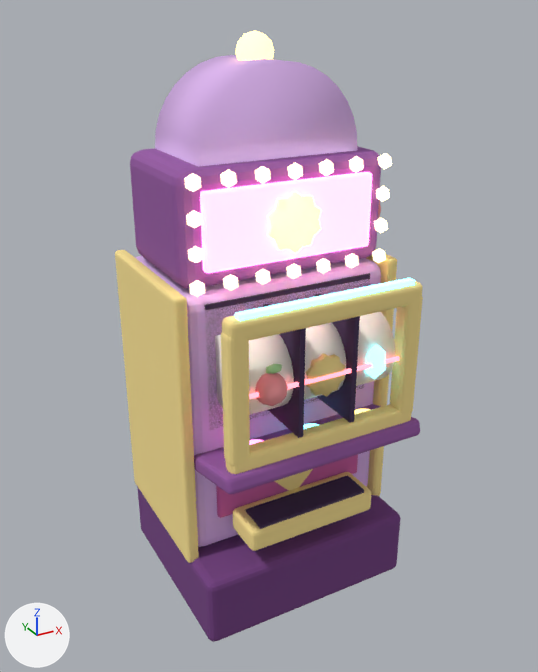
The glTF model game/assets/models/pc_slot_b.glb: old version first, new version second.
Both versions are drawn from a 50 mm lens placed at (-1.32, -2.44, 2.29), pointed at (0.0, -0.04, 1.09). Arrows for +X, +Y and +Z are at lower left; the lights stay in place. The picture after the commit comes second.

The first picture shows 'pc_slot_b'.
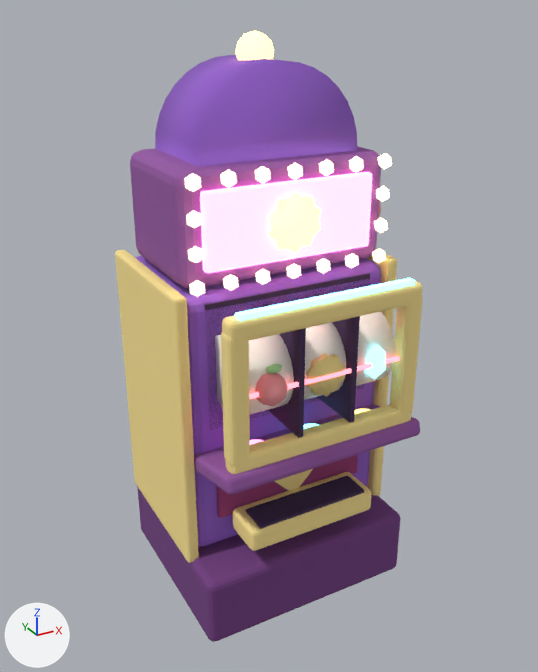
Pixel boxes [x1, y1, x2, y2] of what changed, in the pictures (538 x 672 px):
'pc_slot_b', recoloured (darker): [133, 52, 387, 550] in both

The change in detail:
Material 'm_orchid' (mat_m_orchid) changes colour from purple #ddb5ef to purple #9561cb; in linear values from (0.72, 0.46, 0.86) to (0.3, 0.12, 0.6).
